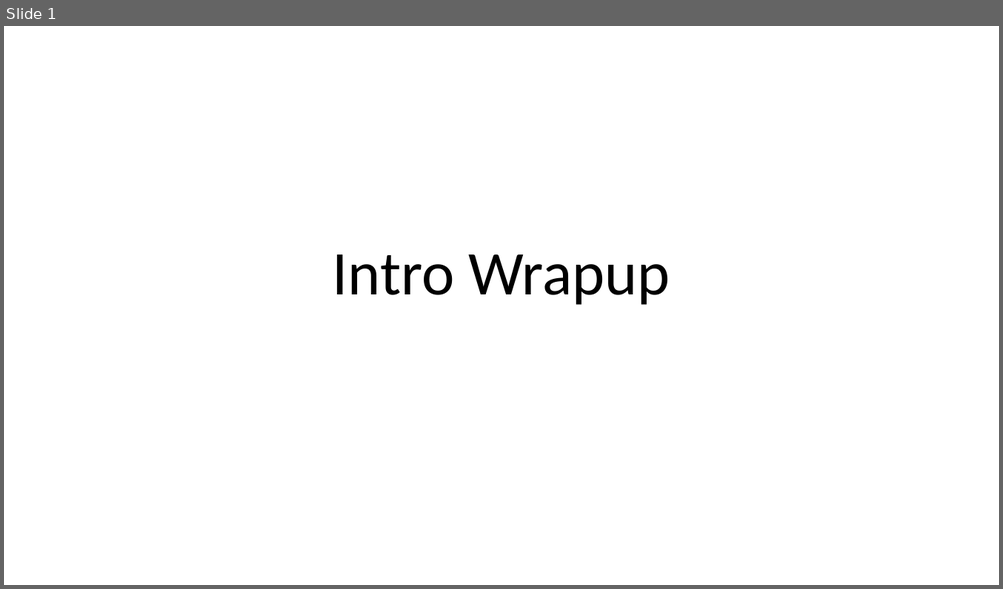
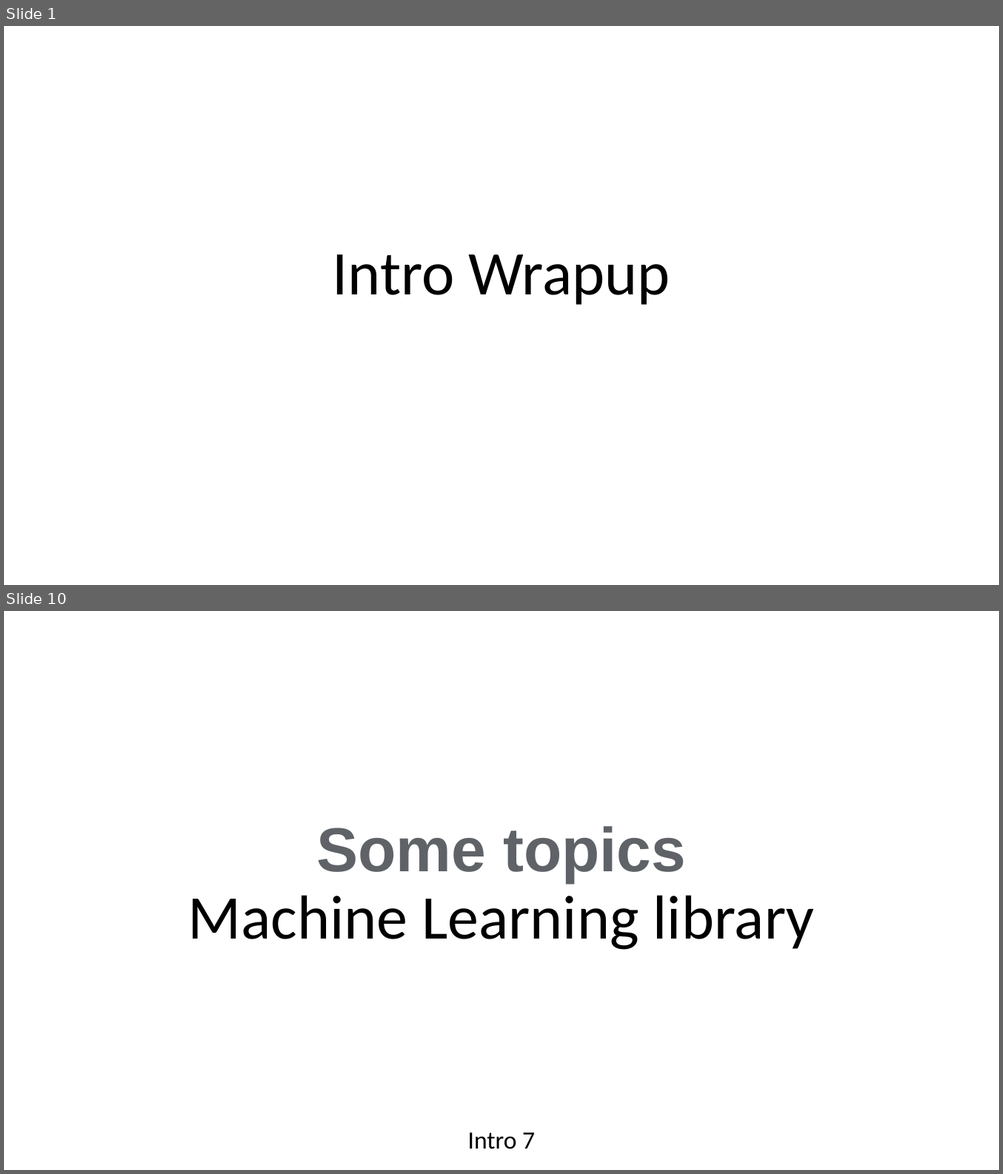
Before and after one commit to niie-it/python, a slide deck: P4E/intro-wrapup.pptx. Shown one above the other, each under a label of ours: slide 1 before the commit, slides 1 and 10 after it; the slides between them are not shown. The pictures are 1003x589 and 1003x1174 pixels, drawn with LibreOffice and Linux fonts; fonts in the diff are those of the drawing. Boxes give left, top, right and bottom in pixels: in the first picture for what was removed or moved away, otherwise in the second. Text is boxed around its words. In the diff, an @@ line names an element or a change of style, - is before the commit and + after.

```diff
--- a/P4E/intro-wrapup.pptx
+++ b/P4E/intro-wrapup.pptx
@@ slide 10 added at [4, 611, 999, 1170], background #FFFFFF @@
@@ title added at [188, 826, 814, 950], 60 pt, text #000000 @@
+Some topics
+Machine Learning library
@@ subtitle added at [468, 1133, 535, 1150], 24 pt, text #000000 @@
+Intro 7
```
Also in this commit, not shown: 3 slides changed, 5 other slides added, 3 slides removed, 7 other files.
